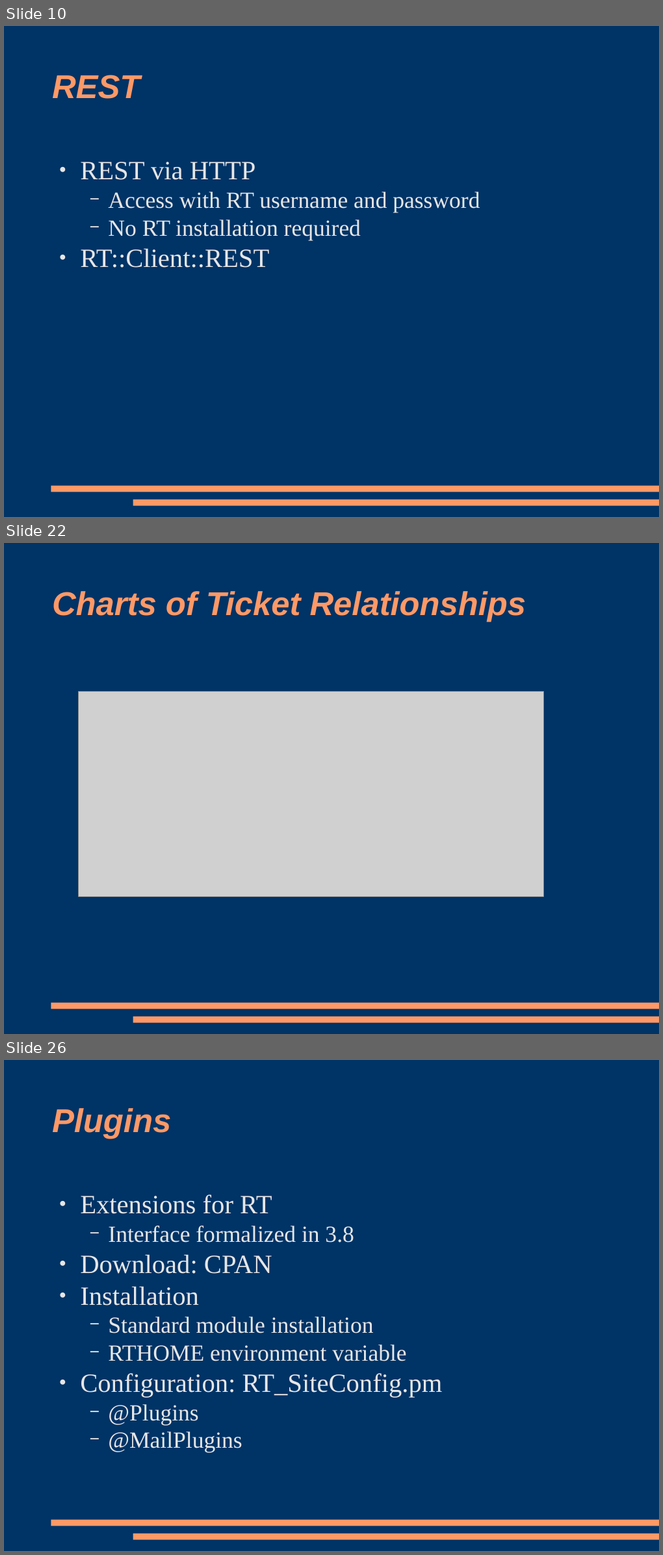
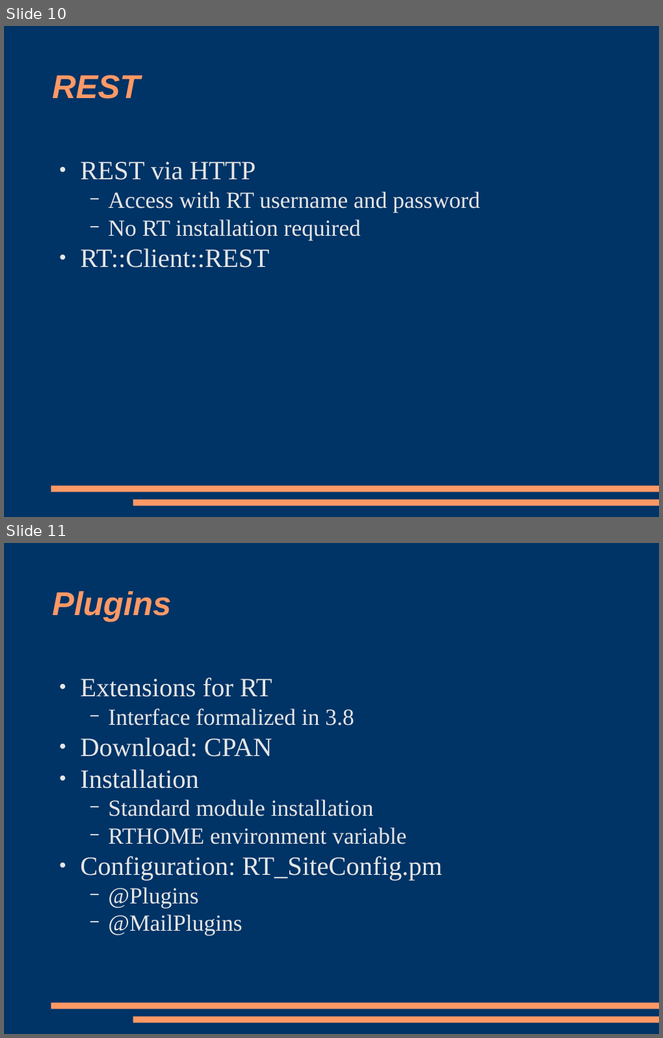
Before and after one commit to racke/Presentations, a slide deck: yapc2009/rt38.odp. Shown one above the other, each under a label of ours: slides 10, 22 and 26 before the commit, slides 10 and 11 after it; the slides between them are not shown. The pictures are 663x1555 and 663x1038 pixels, drawn with LibreOffice and Linux fonts; fonts in the diff are those of the drawing; grey boxes stand for pictures. Boxes give left, top, right and bottom in pixels: in the first picture for what was removed or moved away, otherwise in the second. Text is boxed around its words. In the diff, an @@ line names an element or a change of style, - is before the commit and + after.

```diff
--- a/yapc2009/rt38.odp
+++ b/yapc2009/rt38.odp
@@ slide 22 removed at (4, 543, 659, 1034), background #003366; not listed: 2 template elements that a slide beside it also shows @@
@@ title removed at (52, 591, 527, 622) @@
-Charts of Ticket Relationships
@@ picture removed at (78, 692, 544, 897) @@
@@ what was slide 26 is now slide 11 @@
```
Also in this commit, not shown: 6 slides changed, 29 other slides removed.
